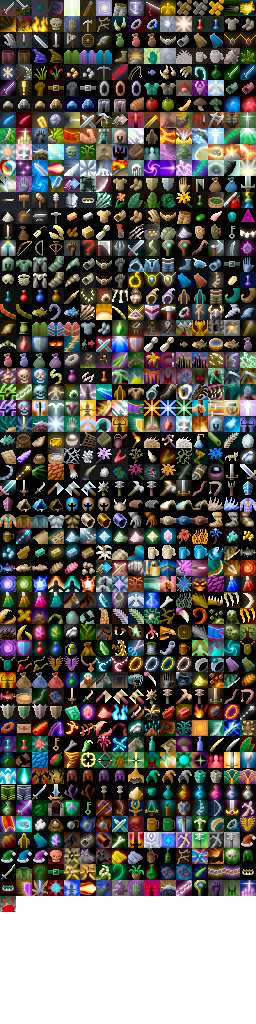
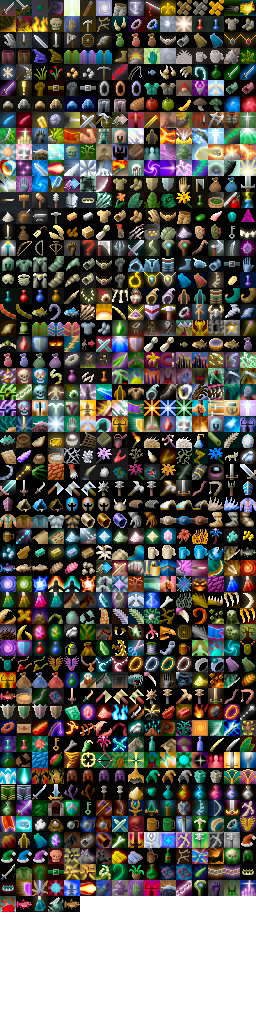
Two versions of the same layered image (256x1024). Layer-by-layer changes:
painted on "Background" over 32, 896, 48, 912
painted on "shade" over 16, 896, 80, 912
